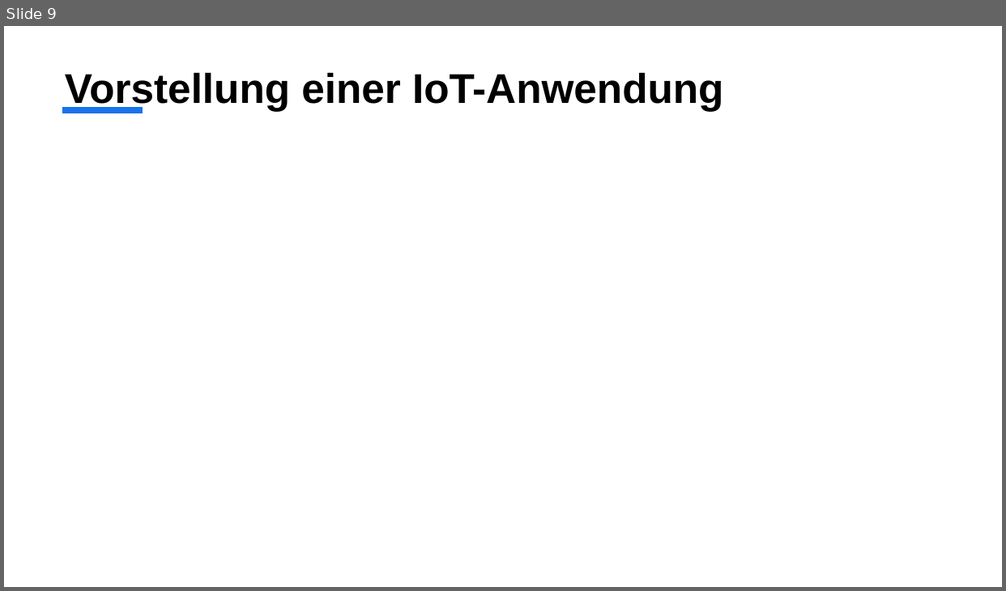
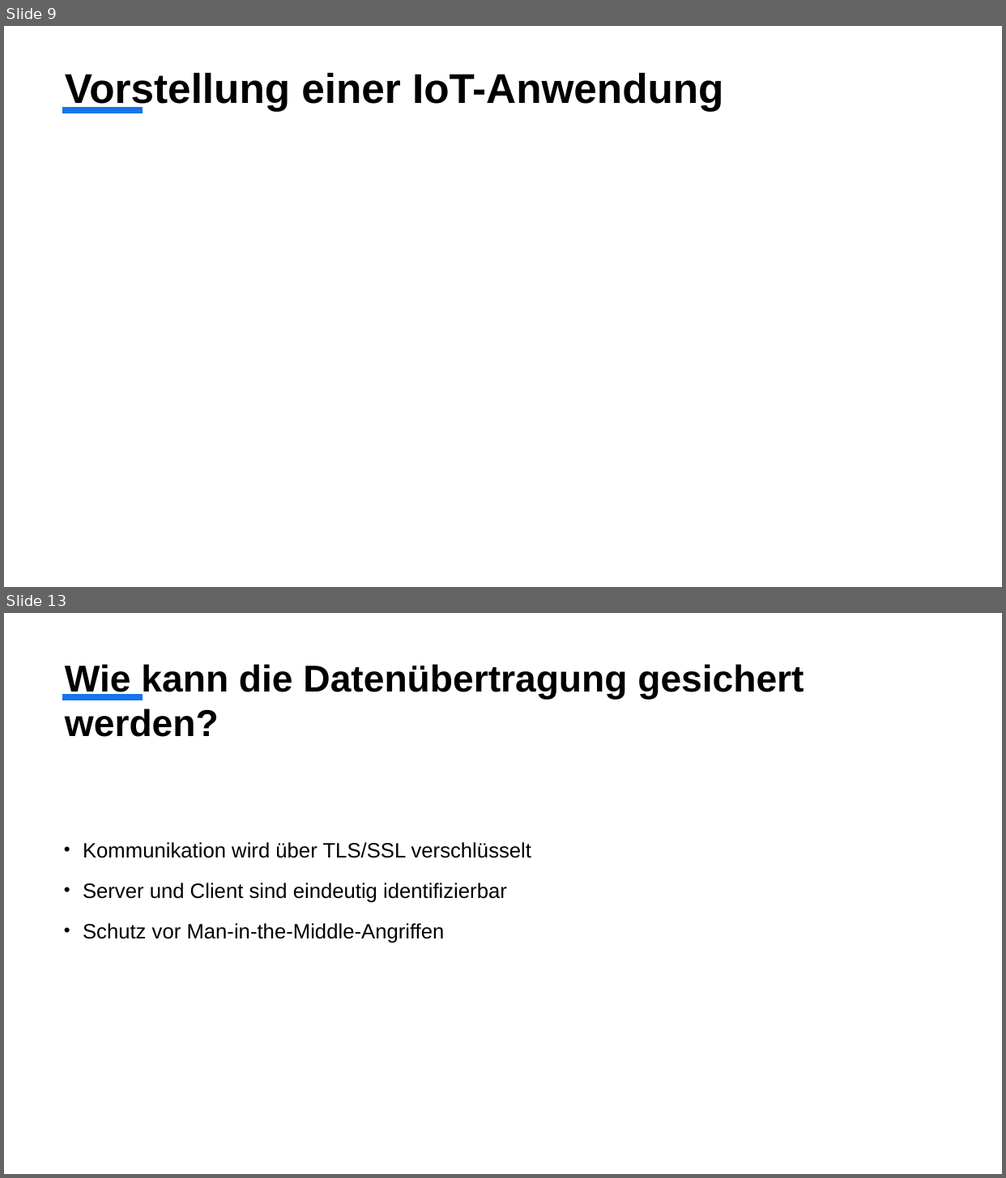
Before and after one commit to k-krauss/MQTT, a slide deck: Präsentation über IoT und MQTT.pptx. Shown one above the other, each under a label of ours: slide 9 before the commit, slides 9 and 13 after it; the slides between them are not shown. The pictures are 1006x591 and 1006x1178 pixels, drawn with LibreOffice and Linux fonts; fonts in the diff are those of the drawing. Boxes give left, top, right and bottom in pixels: in the first picture for what was removed or moved away, otherwise in the second. Text is boxed around its words. In the diff, an @@ line names an element or a change of style, - is before the commit and + after.

```diff
--- a/Präsentation über IoT und MQTT.pptx
+++ b/Präsentation über IoT und MQTT.pptx
@@ slide 13 added at <box>4,613,1002,1174</box>, background #FFFFFF; not listed: 1 template element that a slide beside it also shows @@
@@ title added at <box>65,664,803,737</box>, 36 pt, text #000000, bold @@
+Wie kann die Datenübertragung gesichert werden?
@@ text added at <box>83,842,531,943</box>, 20 pt, text #000000 @@
+• Kommunikation wird über TLS/SSL verschlüsselt
+• Server und Client sind eindeutig identifizierbar
+• Schutz vor Man-in-the-Middle-Angriffen
```
Also in this commit, not shown: 6 slides changed, 1 slide removed, 5 other files.
